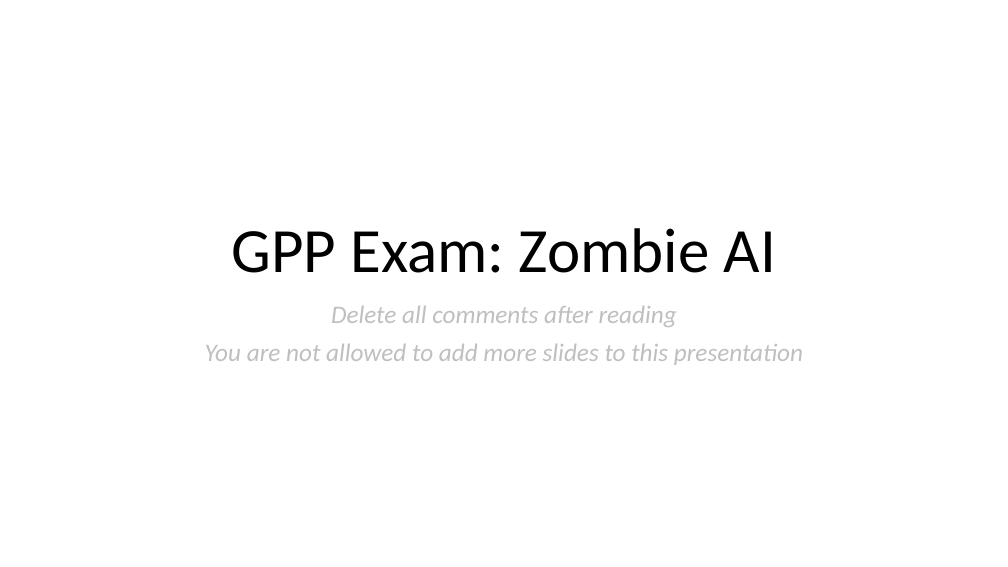
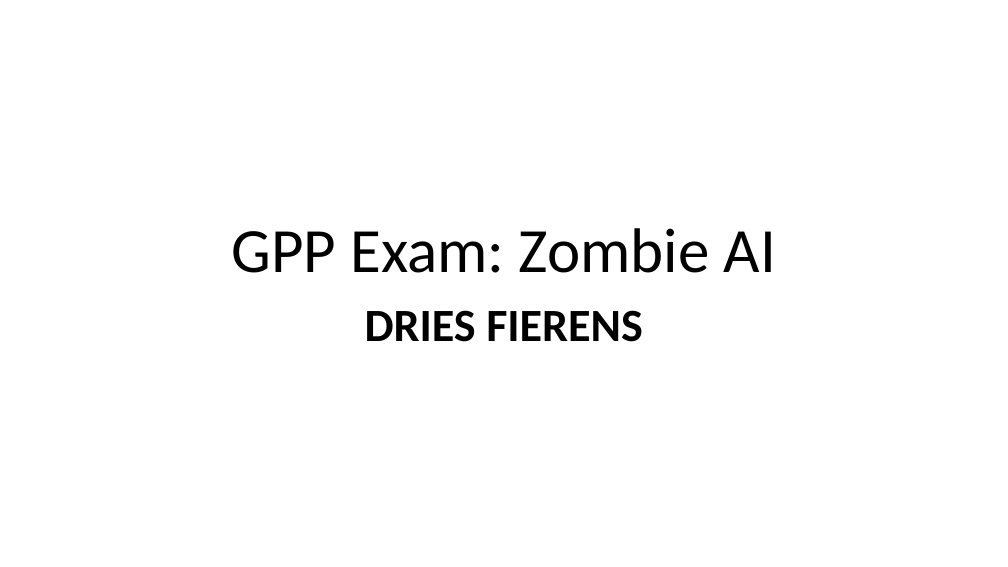
Before and after one commit to DAE-GD-2025-2026/gameai-zombie-Dries-Fierens, a slide deck: slide 1 of GPP_ZombieAI_FierensDries_2DAE11.pptx. Drawn at 1008x567 pixels with LibreOffice and Linux fonts; fonts in the diff are those of the drawing. Boxes give left, top, right and bottom in pixels: in the first picture for what was removed or moved away, otherwise in the second. Text is boxed around its words. In the diff, an @@ line names an element or a change of style, - is before the commit and + after.

```diff
--- a/GPP_ZombieAI_FierensDries_2DAE11.pptx
+++ b/GPP_ZombieAI_FierensDries_2DAE11.pptx
@@ subtitle at <box>365,310,643,342</box>: text changed; size 24 to 44 pt; text colour #BFBFBF to #000000; bold on; italic off @@
-Delete all comments after reading
-You are not allowed to add more slides to this presentation
+DRIES FIERENS
```
Also in this commit, not shown: 2 other slides changed, 3 slides added, 4 slides removed.
